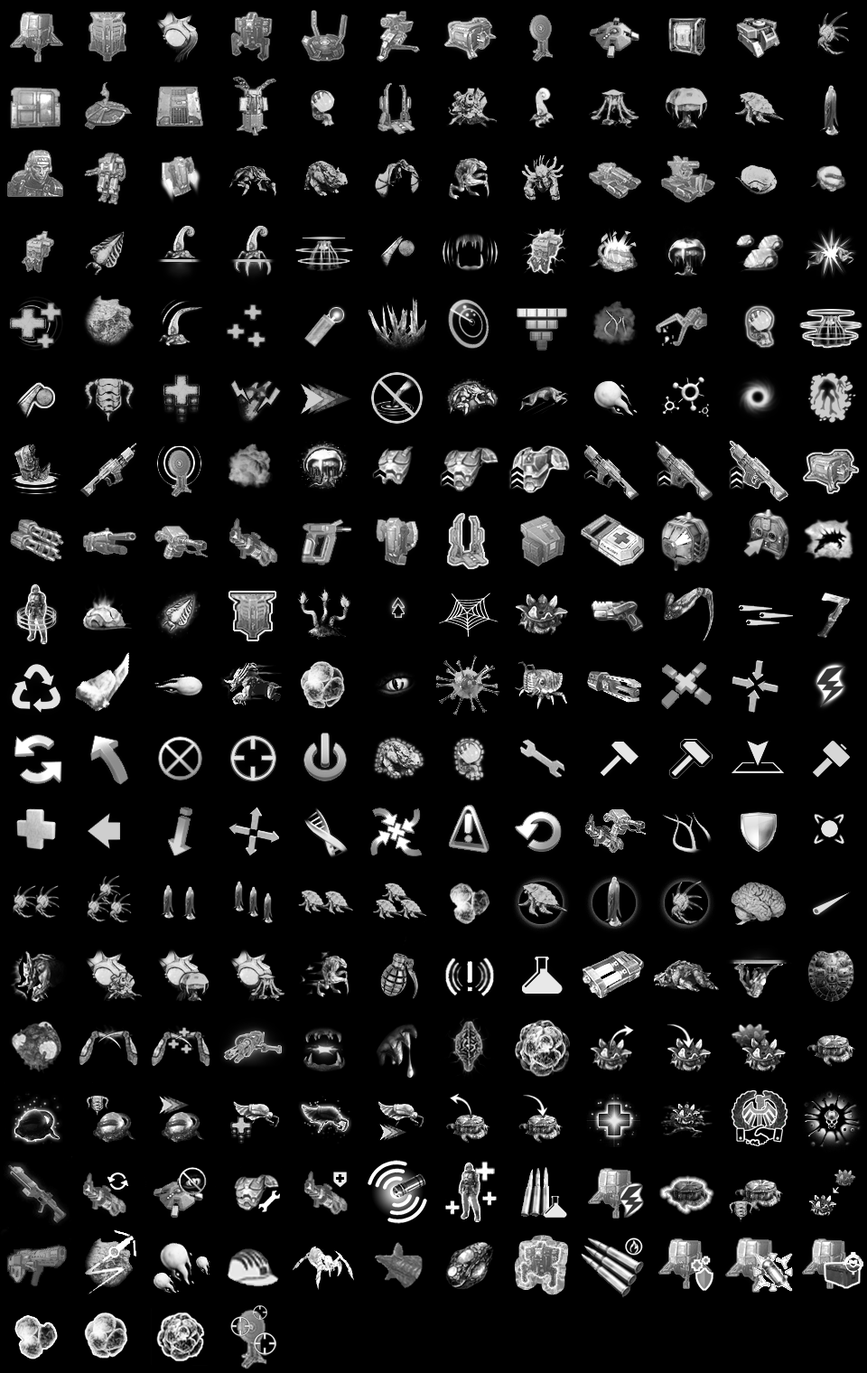
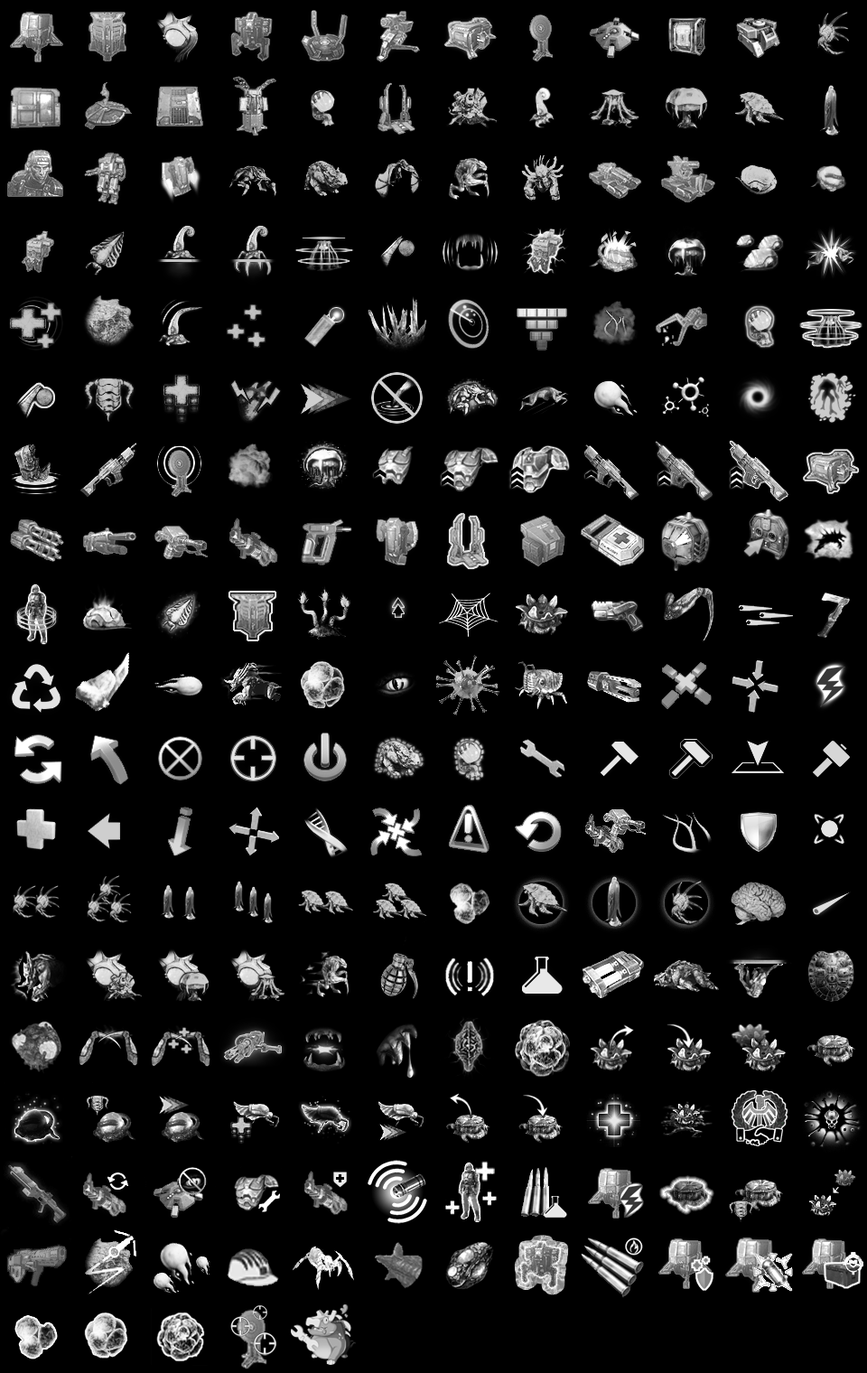
The second 867px x 1373px image is a revision of the first. Changes to its layers:
renamed "图层 0" to "矩形 1", painted on it over [290, 1304, 357, 1366]
